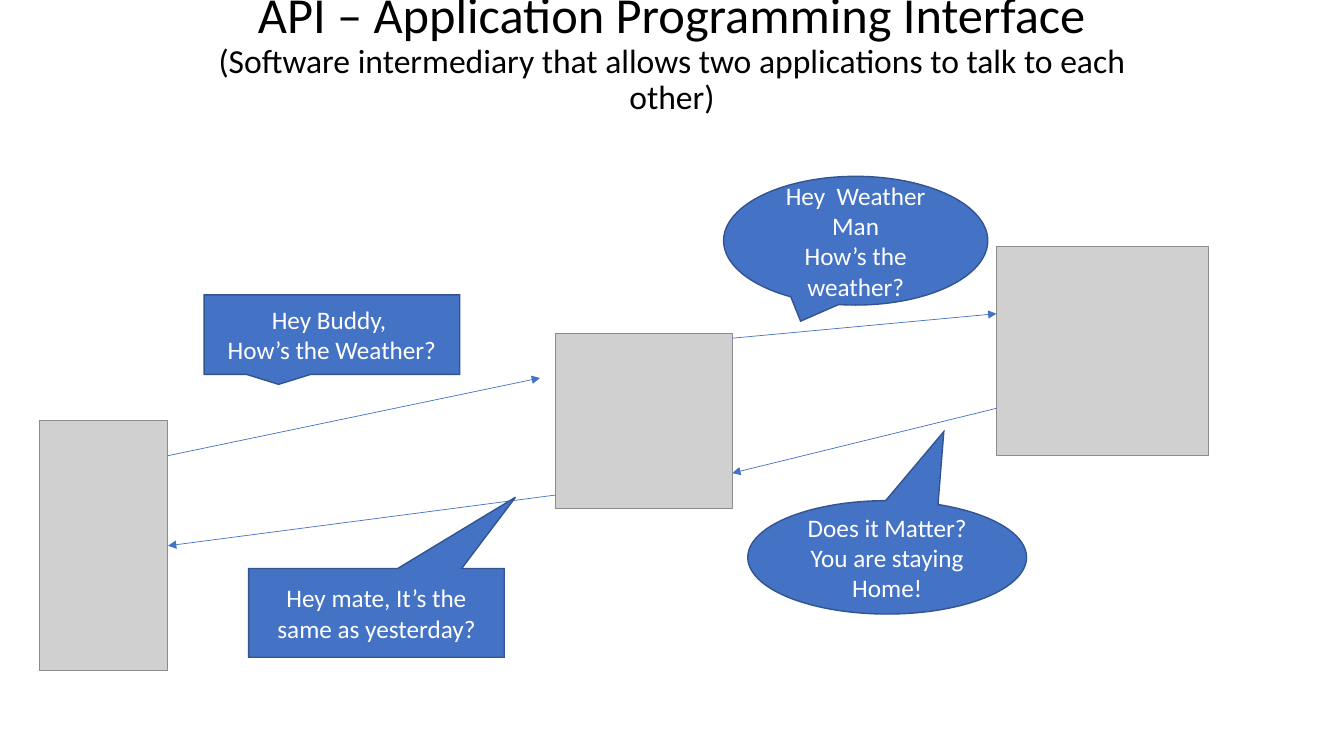
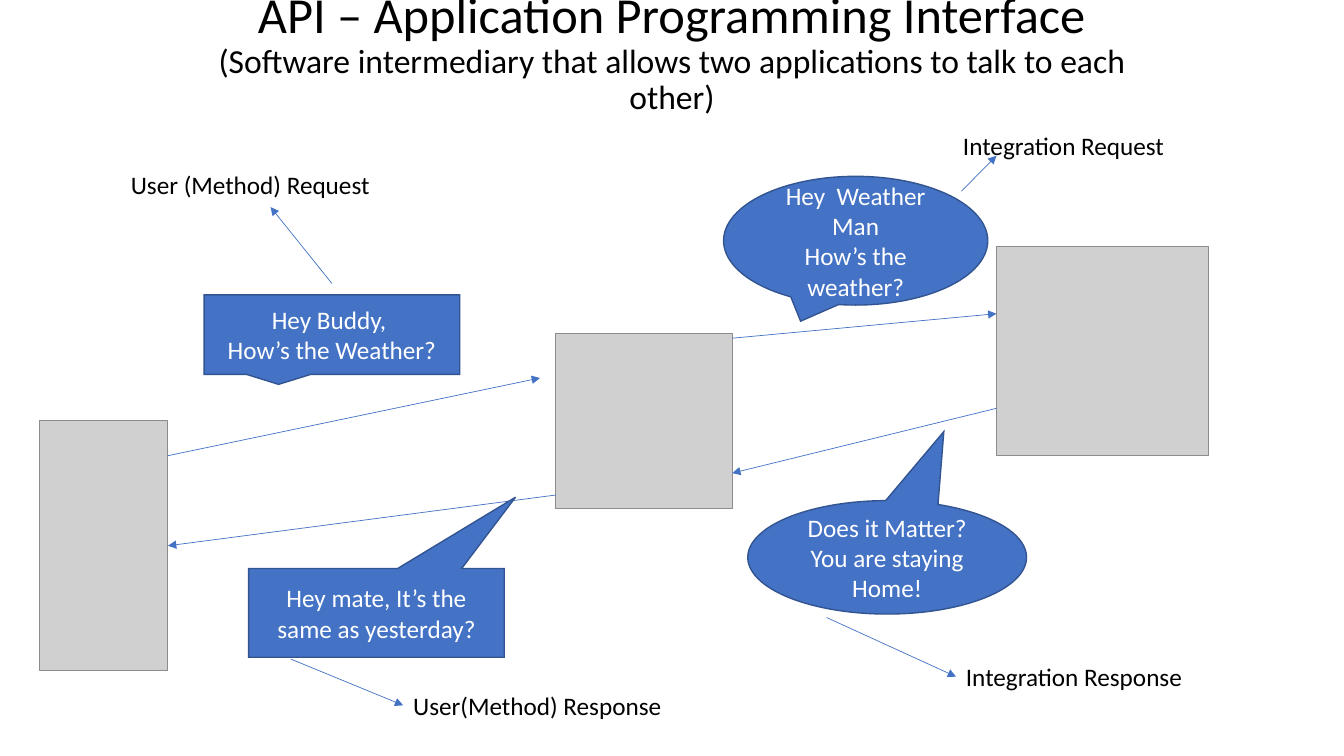
Before and after one commit to dshanke/aws-sam, a slide deck: slide 3 of env-booking-api/docs/AWS-SWAGGER-SAM-API-Gateway.pptx (slide 1 before the commit). Drawn at 1344x756 pixels with LibreOffice and Linux fonts; fonts in the diff are those of the drawing; grey boxes stand for pictures. Boxes give left, top, right and bottom in pixels: in the first picture for what was removed or moved away, otherwise in the second. Text is boxed around its words. In the diff, an @@ line names an element or a change of style, - is before the commit and + after.

```diff
--- a/env-booking-api/docs/AWS-SWAGGER-SAM-API-Gateway.pptx
+++ b/env-booking-api/docs/AWS-SWAGGER-SAM-API-Gateway.pptx
@@ text added at [963,137,1164,161], 18 pt, text #000000 @@
+Integration Request
@@ text added at [131,175,370,198], 18 pt, text #000000 @@
+User (Method) Request
@@ arrow added from (962, 192) to (997, 155), #4472C4 0.5 pt @@
@@ arrow added from (332, 283) to (270, 207), #4472C4 0.5 pt @@
@@ arrow added from (827, 618) to (956, 677), #4472C4 0.5 pt @@
@@ arrow added from (290, 659) to (403, 706), #4472C4 0.5 pt @@
@@ text added at [966,668,1182,691], 18 pt, text #000000 @@
+Integration Response
@@ text added at [413,696,661,719], 18 pt, text #000000 @@
+User(Method) Response
```
Also in this commit, not shown: 1 other slide changed, 2 slides added, 4 other files.
